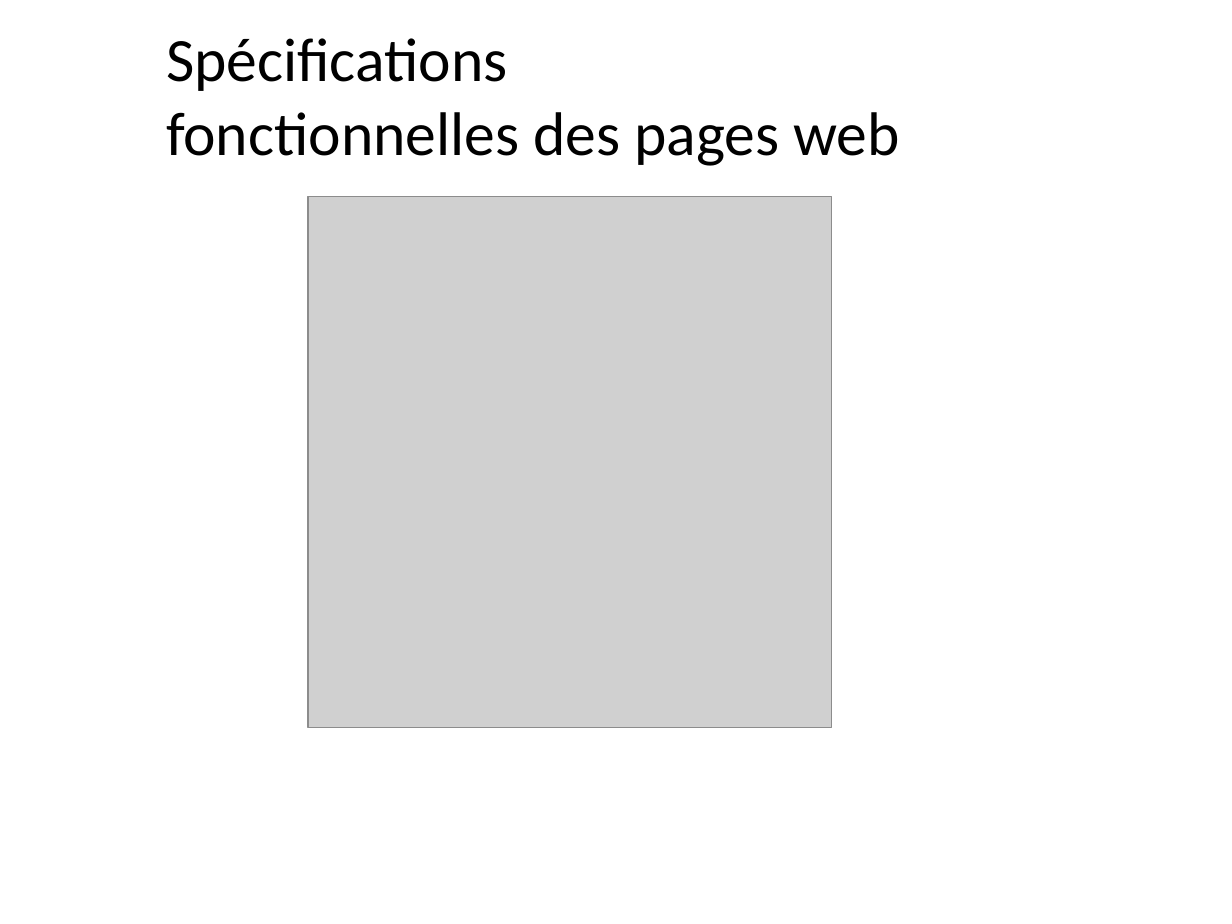
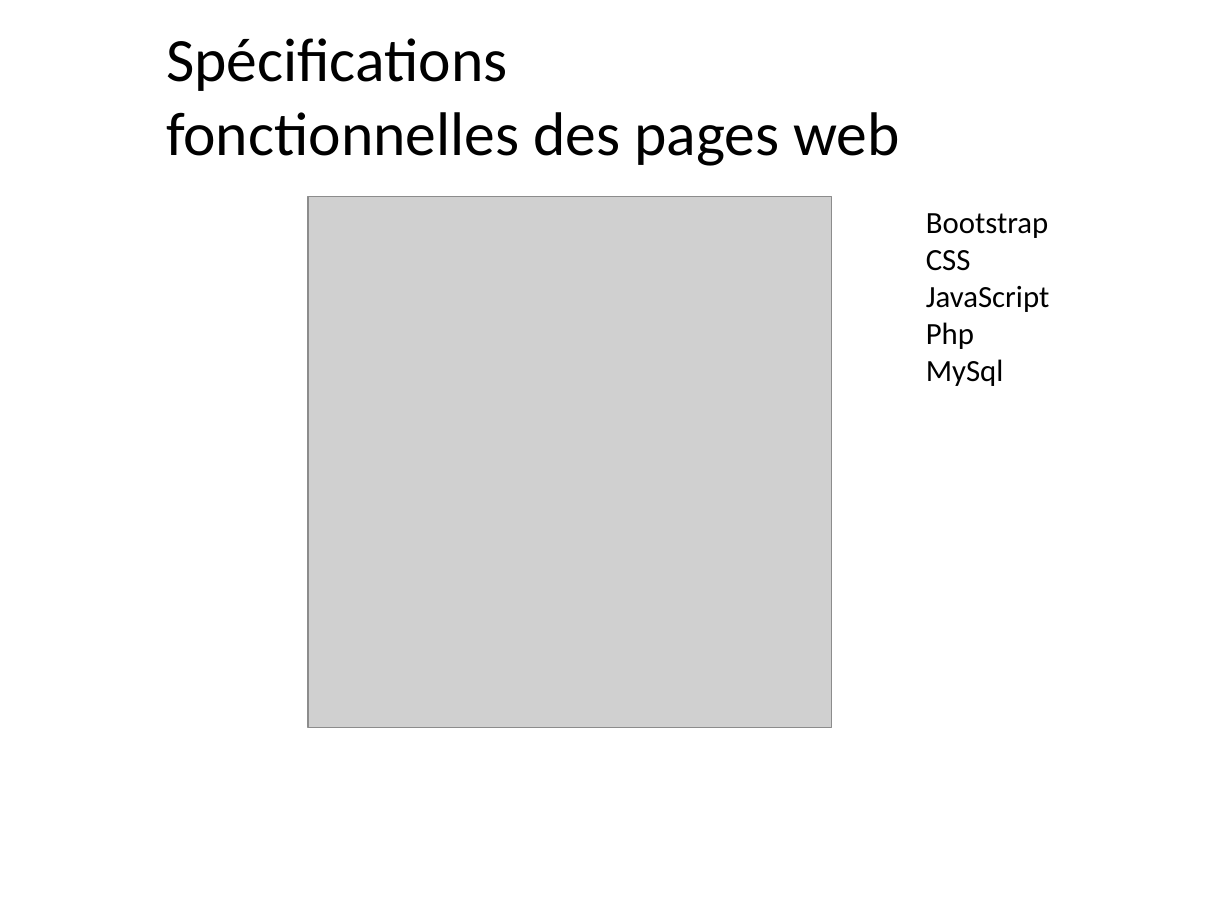
Before and after one commit to leo211098/PJ-WEB-2019-L-G-G, a slide deck: slide 6 of Presentation/presentationECEAmazon.pptx. Drawn at 1232x924 pixels with LibreOffice and Linux fonts; fonts in the diff are those of the drawing; grey boxes stand for pictures; background and template pictures are left out. Boxes give left, top, right and bottom in pixels: in the first picture for what was removed or moved away, otherwise in the second. Text is boxed around its words. In the diff, an @@ line names an element or a change of style, - is before the commit and + after.

```diff
--- a/Presentation/presentationECEAmazon.pptx
+++ b/Presentation/presentationECEAmazon.pptx
@@ text added at [926,213,1049,386], 18 pt, text #000000 @@
+Bootstrap
+CSS
+JavaScript
+Php
+MySql
```
Also in this commit, not shown: 1 other slide changed, 1 other file.
